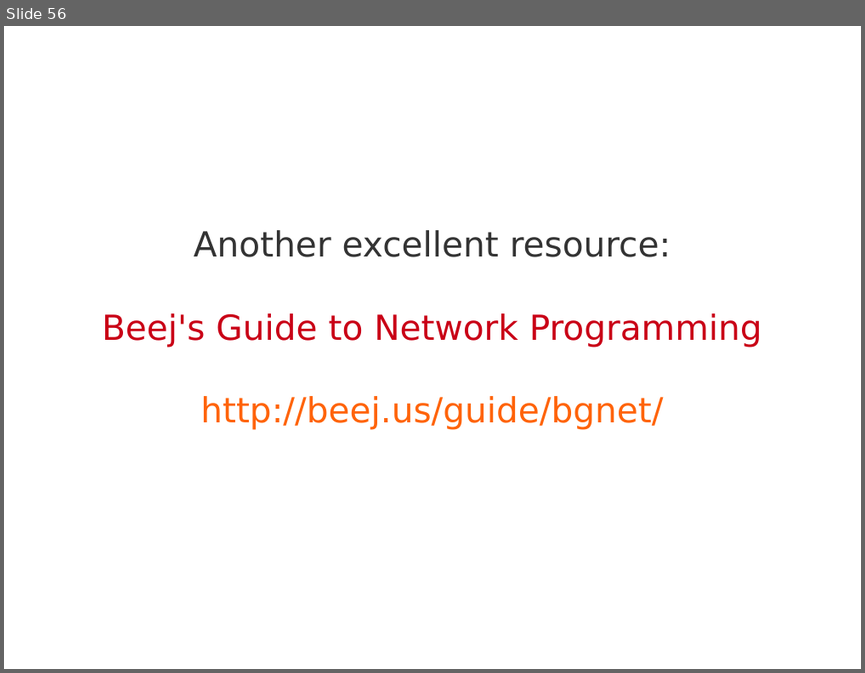
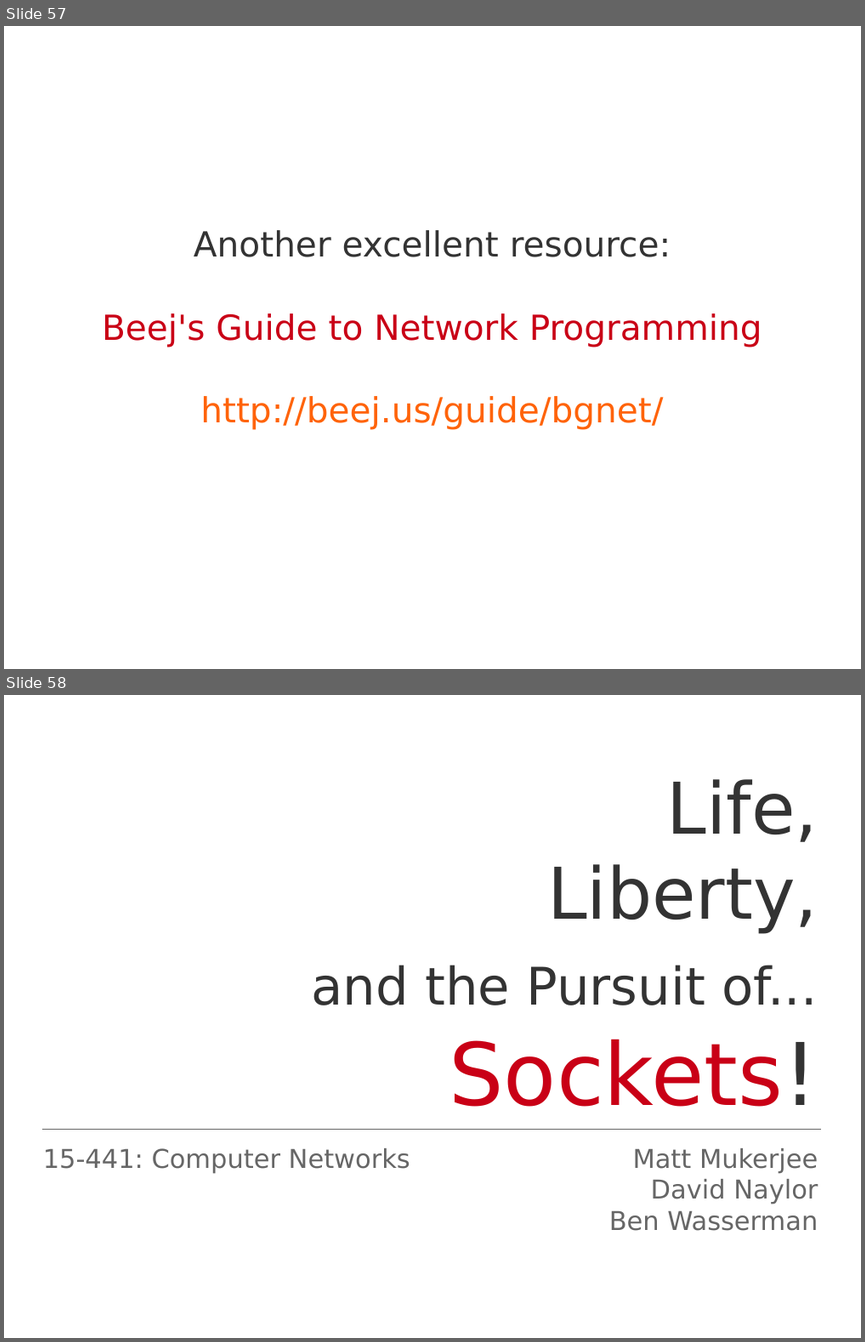
Before and after one commit to Jarvishappy/15-441-Recitation-Sessions, a slide deck: recitation1/src/recitation1.odp. Shown one above the other, each under a label of ours: slide 56 before the commit, slides 57 and 58 after it. The pictures are 865x673 and 865x1342 pixels, drawn with LibreOffice and Linux fonts; fonts in the diff are those of the drawing. Boxes give left, top, right and bottom in pixels: in the first picture for what was removed or moved away, otherwise in the second. Text is boxed around its words. In the diff, an @@ line names an element or a change of style, - is before the commit and + after.

```diff
--- a/recitation1/src/recitation1.odp
+++ b/recitation1/src/recitation1.odp
@@ slide 58 added at (x1=4, y1=695, x2=861, y2=1338), background #FFFFFF @@
@@ subtitle added at (x1=312, y1=779, x2=818, y2=1106), 48 pt, text #333333 @@
+Life,
+Liberty,
+and the Pursuit of... Sockets!
@@ line added from (43, 1129) to (820, 1129), #666666 0 pt @@
@@ text added at (x1=43, y1=1148, x2=410, y2=1173), 24 pt, text #666666 @@
+15-441: Computer Networks
@@ text added at (x1=609, y1=1148, x2=817, y2=1231), 24 pt, text #666666 @@
+Matt Mukerjee
+David Naylor
+Ben Wasserman
@@ what was slide 56 is now slide 57 @@
```
Also in this commit, not shown: 2 slides changed, 1 other file.
